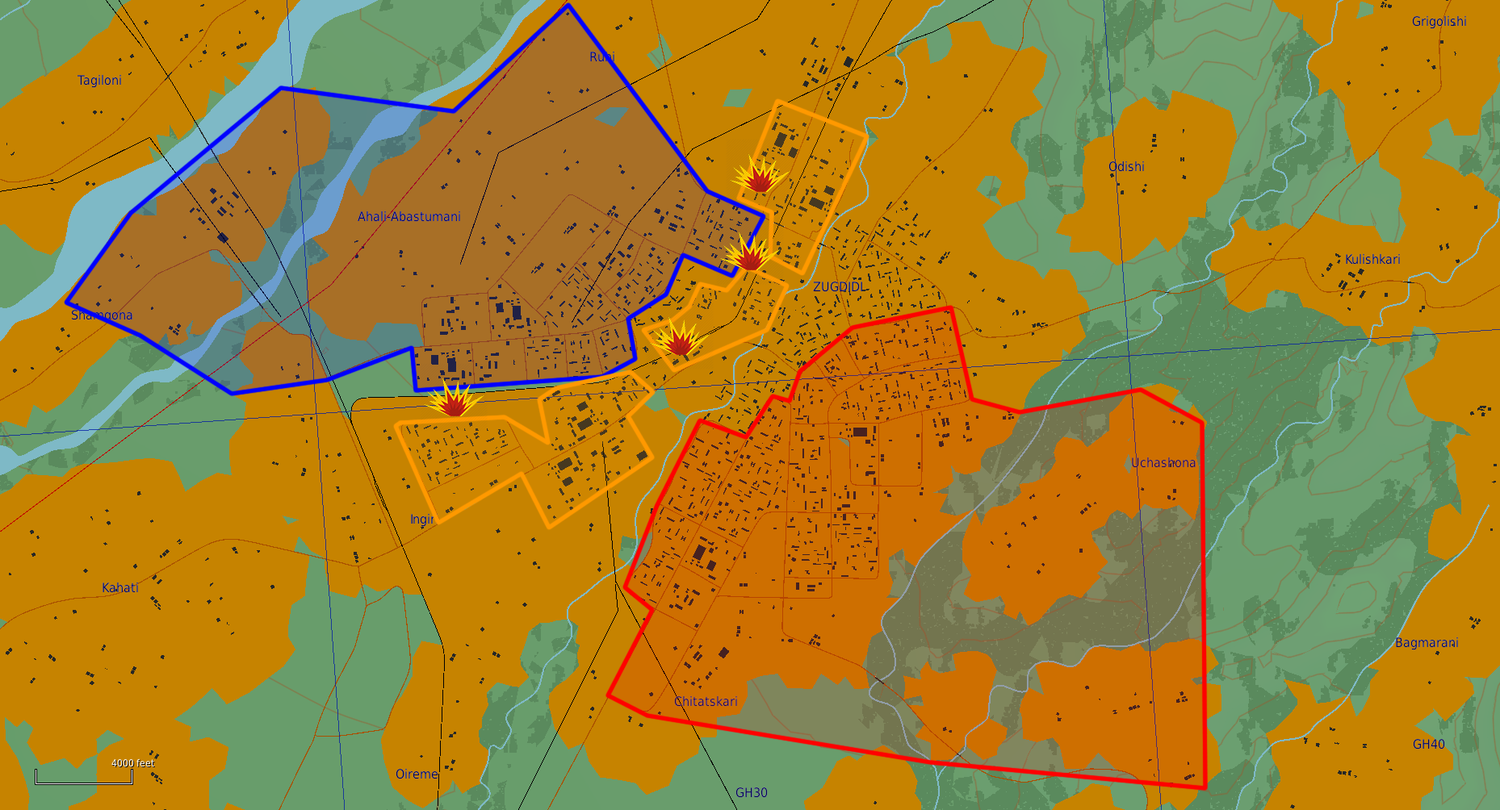
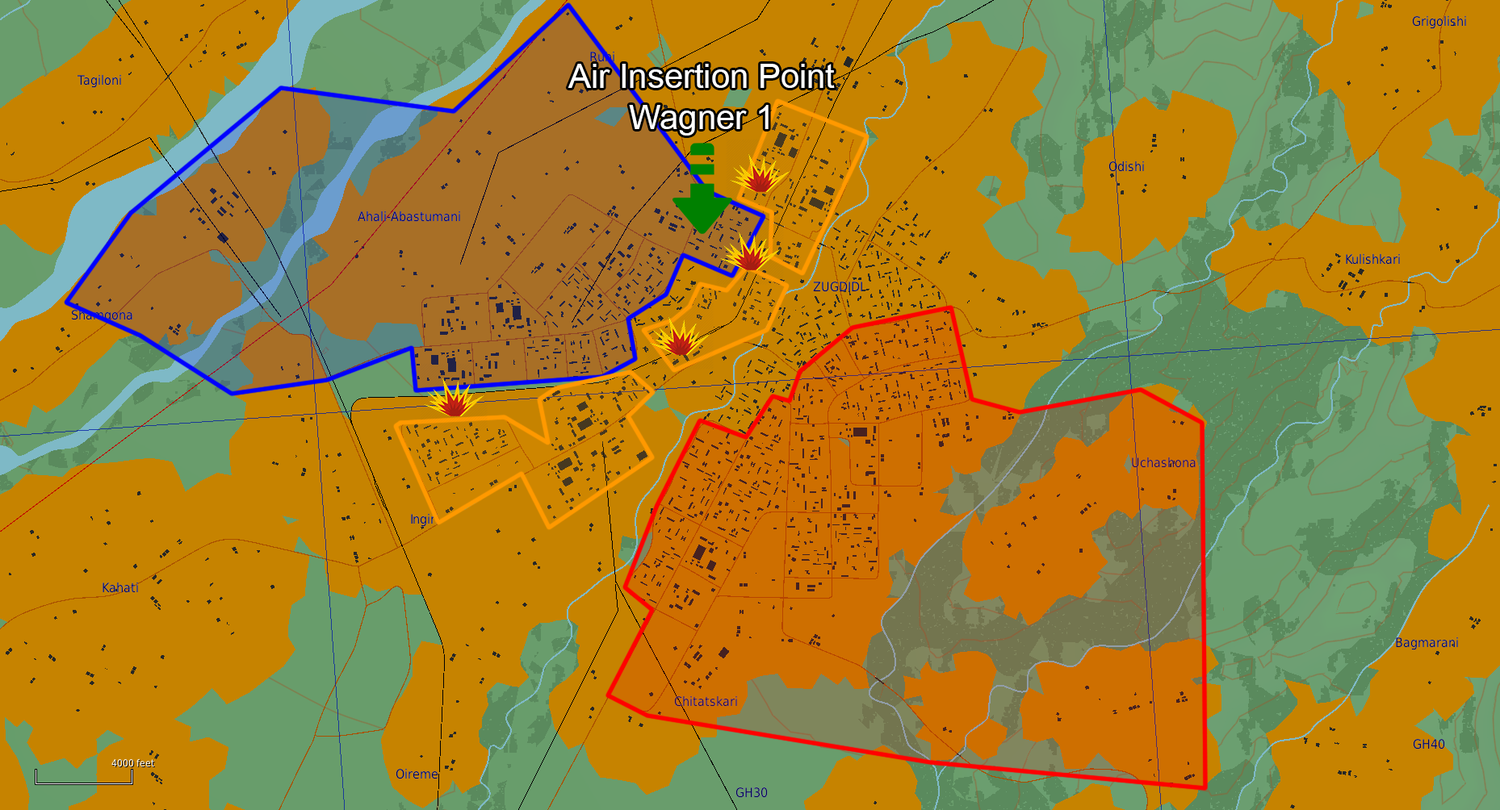
Revision of a layered w=1500, h=810 image; what changed, layer by layer:
added group "INSERTION POINT" with 2 layers above "FIGHT copy 3" over [567, 63, 835, 235]
added layer "Text" in group "INSERTION POINT" over [567, 63, 835, 136]
added layer "Layer 2" in group "INSERTION POINT" over [672, 142, 733, 235]
